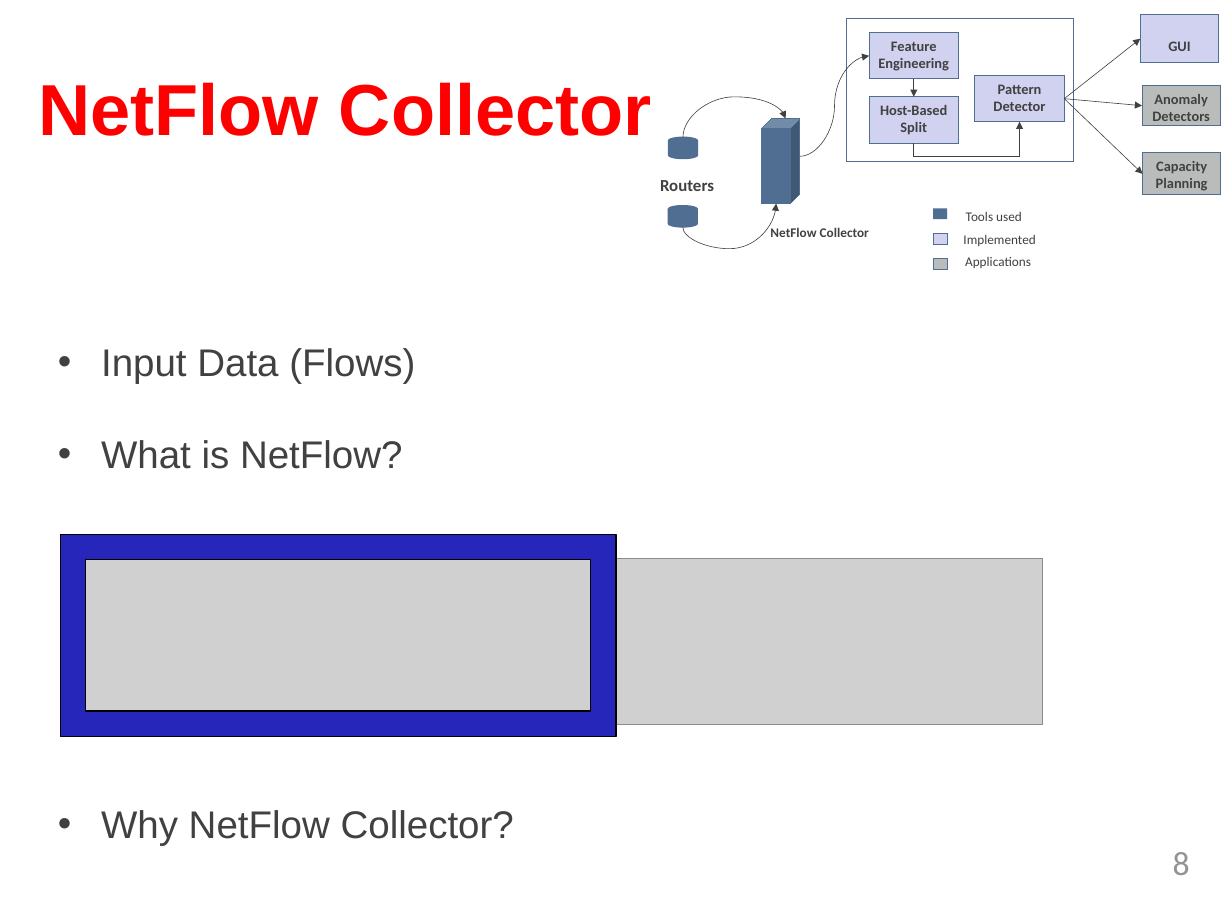
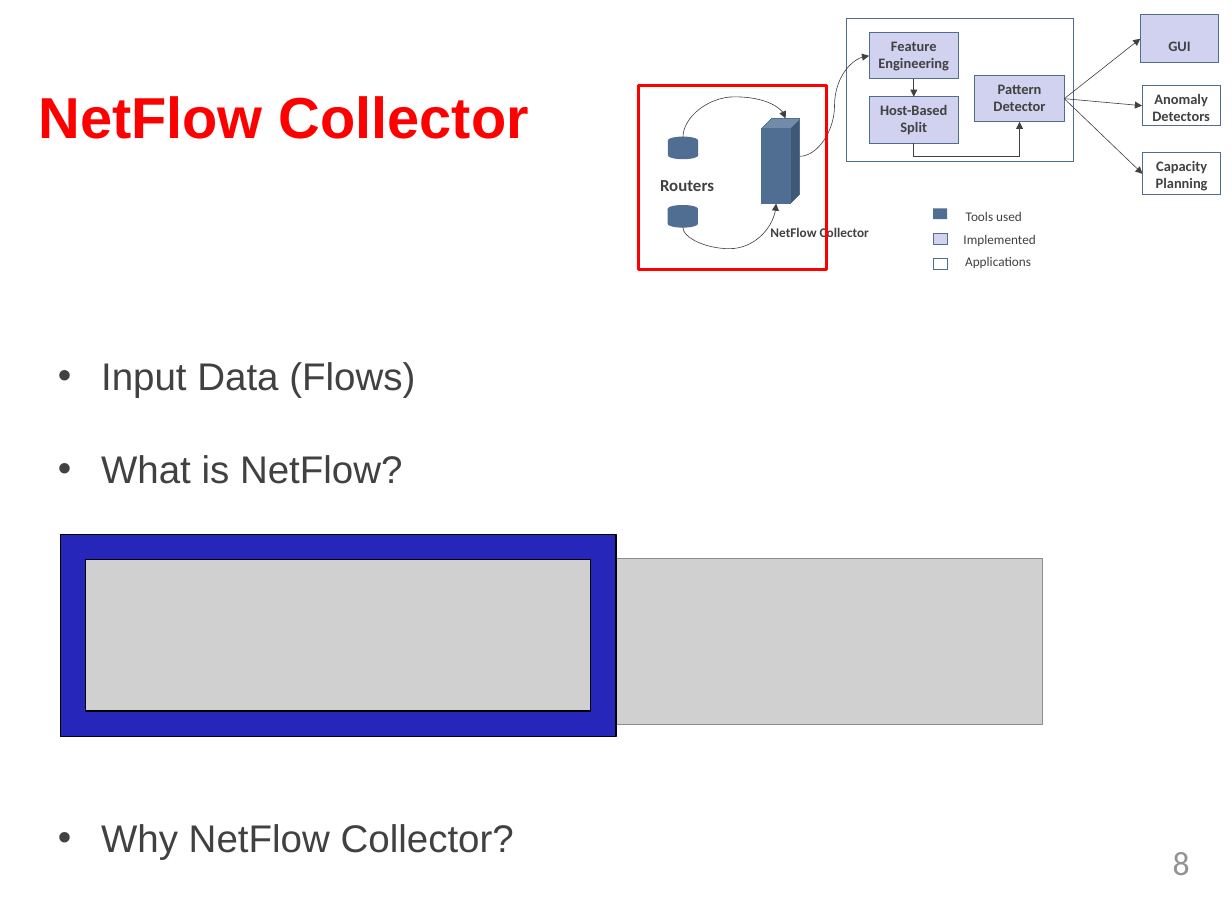
Before and after one commit to TejaKommineni/KnowNet, a slide deck: slide 8 of My Thesis/sample-thesis-0/Thesis_Defense.pptx. Drawn at 1232x924 pixels with LibreOffice and Linux fonts; fonts in the diff are those of the drawing; grey boxes stand for pictures; background and template pictures are left out. Boxes give left, top, right and bottom in pixels: in the first picture for what was removed or moved away, otherwise in the second. Text is boxed around its words. In the diff, an @@ line names an element or a change of style, - is before the commit and + after.

```diff
--- a/My Thesis/sample-thesis-0/Thesis_Defense.pptx
+++ b/My Thesis/sample-thesis-0/Thesis_Defense.pptx
@@ title "NetFlow Collector" at (39,96,529,139): size 60 to 48 pt @@
@@ rectangle added at (639,86,827,270), outline #FF0000 2.25 pt @@
@@ fill #BABCBC to #FFFFFF in 3 elements at (1142,86,1220,126), (1143,152,1221,194), (933,259,947,269) @@
@@ text "Input Data (Flows)": place and size @@
-text "Input Data (Flows)" at (101,348,514,846)
+text "Input Data (Flows)" at (101,362,514,860)
```
Also in this commit, not shown: 17 other slides changed, 28 other files.
